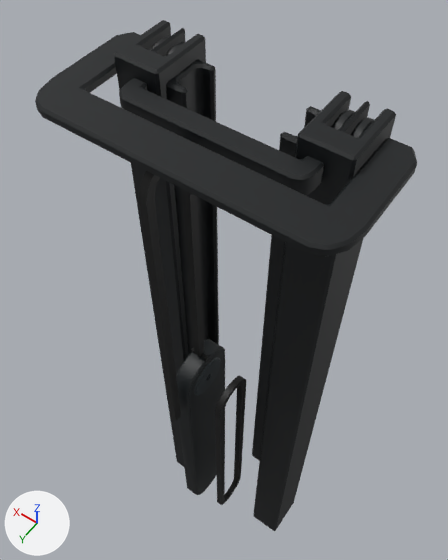
What one commit did to the glTF model assets/glbs/mast.glb.
Rendered twice from a camera (50 mm lens) standing at (-0.79, 1.12, 3.65) and looking at (0.11, -0.14, 1.67). The lights are fixed; the arrows at lower left show +X, +Y and +Z. The older version comes first. Vertices at exactly the same position are counted once.

Names of what the first picture shows: 'Cube.002', 'LIFTINGMECHANISM'.
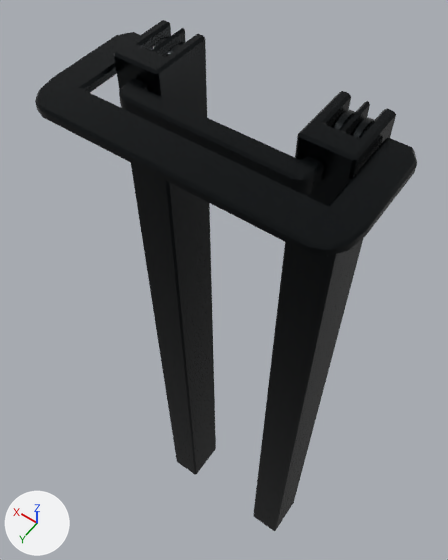
Commit message: IDW
Forklift Scene 3 piece telescopic

Edits to the bpy script that builds the scene:
```text
Change mat_idw_forklift:
    mat_idw_forklift.metallic: 0.0 -> 0.75
    mat_idw_forklift.roughness: 0.5 -> 0.25
Change me_cube_011:
    used by ob_liftingmechanism; location = (-0.071, 0.0, 0.031)
    remove me_cube_011.from_pydata(...)  # 940 vertices, 1760 faces; spans x -0.45..0.45, y -0.09..0.36, z 0.03..2.72
    add me_cube_011.from_pydata(...)  # 848 vertices, 1624 faces; spans x -0.45..0.45, y -0.09..0.36, z 0.03..2.72
    me_cube_011 part 1: the loose piece of 46 vertices spanning x 0.14..0.21, y -0.05..0.09, z 0.77..2.68 is deleted
    me_cube_011 part 2: the loose piece of 46 vertices spanning x -0.21..-0.14, y -0.05..0.09, z 0.77..2.68 is deleted
Remove ob_cube_002:
    ob_cube_002 = bpy.data.objects.new('Cube.002', me_cube_012)
    ob_cube_002.location = (-0.071, 0.0, 0.031)
```

Boxes [x1, y1, x2, y2] around the edits, measured in the pictures (448 x 560 px):
'LIFTINGMECHANISM', surface changed, reshaped (darker)
    both: [35, 20, 417, 531]
'Cube.002', deleted
    before: [139, 171, 246, 505]
part 1 of me_cube_011, deleted
    before: [166, 59, 219, 354]
part 2 of me_cube_011, deleted
    before: [252, 106, 321, 461]
